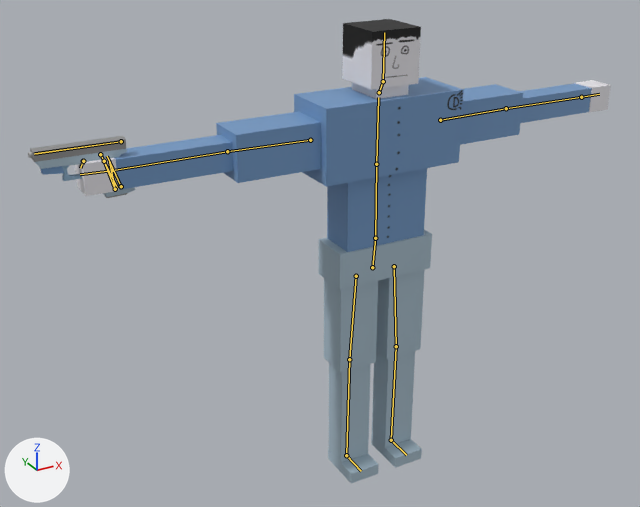
What one commit did to the Blender file Models/Human/Human.blend.
Camera for both pictures: a 50 mm camera at (-1.74, -2.71, 2.35) aimed at (-0.2, 0.09, 0.95). Lighting does not change. The marker at lower left points along +X, +Y and +Z. The bones that bend it are drawn over the model as lines.

Objects in the first picture: 'BasicCharacter'.
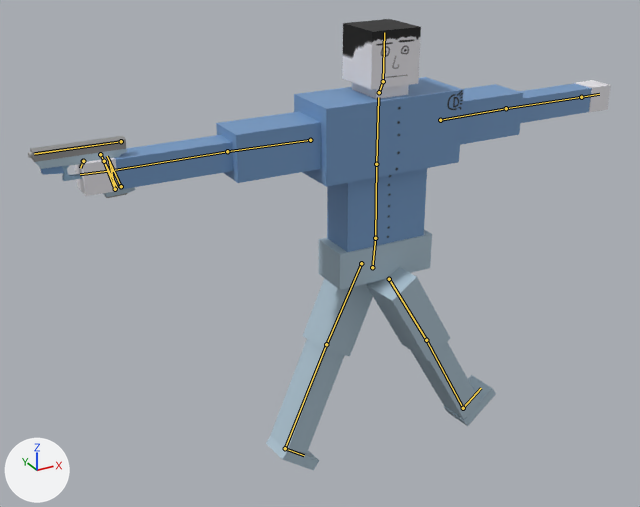
The newer file adds an action. The first version stands in its rest pose; the second is drawn at frame 10 of the action 'L_Walk'.

Where the change shows, as pixel boxes [x1, y1, x2, y2] in the pictures (640 x 507 px):
```json
{"object": "BasicCharacter", "change": "posed", "before": [28, 19, 611, 483], "after": [28, 19, 611, 470]}
{"bone": "thigh.L", "before": "(394, 266) to (396, 346)", "after": "(361, 263) to (326, 344)"}
{"bone": "foot.L", "before": "(391, 440) to (406, 455)", "after": "(285, 448) to (304, 455)"}
{"bone": "thigh.R", "before": "(356, 276) to (349, 359)", "after": "(389, 279) to (426, 340)"}
{"bone": "foot.R", "before": "(346, 455) to (361, 471)", "after": "(463, 408) to (481, 388)"}
```

The change, as JSON lines over the scene's bpy script:
```json
{"block": "bone_thigh_l", "where": "bone_thigh_l = bpy.data.objects['root'].pose.bones['thigh.L']  # child of 'hips'"}
{"op": "set", "path": "bone_thigh_l.location", "old": "(0.0, 0.0, 0.0)", "new": "(-0.096, -0.007, 0.09)"}
{"op": "set", "path": "bone_thigh_l.rotation_quaternion", "old": "(1.0, 0.0, 0.0, 0.0)", "new": "(-0.66, -0.192, 0.71, -0.154)", "note": "degrees (0, 0, 0) -> degrees (-23, -95, 51)"}
{"block": "bone_foot_l", "where": "bone_foot_l = bpy.data.objects['root'].pose.bones['foot.L']  # child of 'shin.L'"}
{"op": "set", "path": "bone_foot_l.rotation_quaternion", "old": "(1.0, 0.0, 0.0, 0.0)", "new": "(0.993, 0.118, 0.0, -0.007)", "note": "degrees (0, 0, 0) -> degrees (14, 0, -1)"}
{"block": "bone_thigh_r", "where": "bone_thigh_r = bpy.data.objects['root'].pose.bones['thigh.R']  # child of 'hips'"}
{"op": "set", "path": "bone_thigh_r.location", "old": "(0.0, 0.0, 0.0)", "new": "(0.098, -0.006, -0.088)"}
{"op": "set", "path": "bone_thigh_r.rotation_quaternion", "old": "(1.0, 0.0, 0.0, 0.0)", "new": "(-0.651, 0.224, 0.697, 0.199)", "note": "degrees (0, 0, 0) -> degrees (11, -94, -46)"}
{"block": "bone_foot_r", "where": "bone_foot_r = bpy.data.objects['root'].pose.bones['foot.R']  # child of 'shin.R'"}
{"op": "set", "path": "bone_foot_r.rotation_quaternion", "old": "(1.0, 0.0, 0.0, 0.0)", "new": "(0.999, -0.038, 0.0, -0.002)", "note": "degrees (0, 0, 0) -> degrees (-4, 0, 0)"}
```
